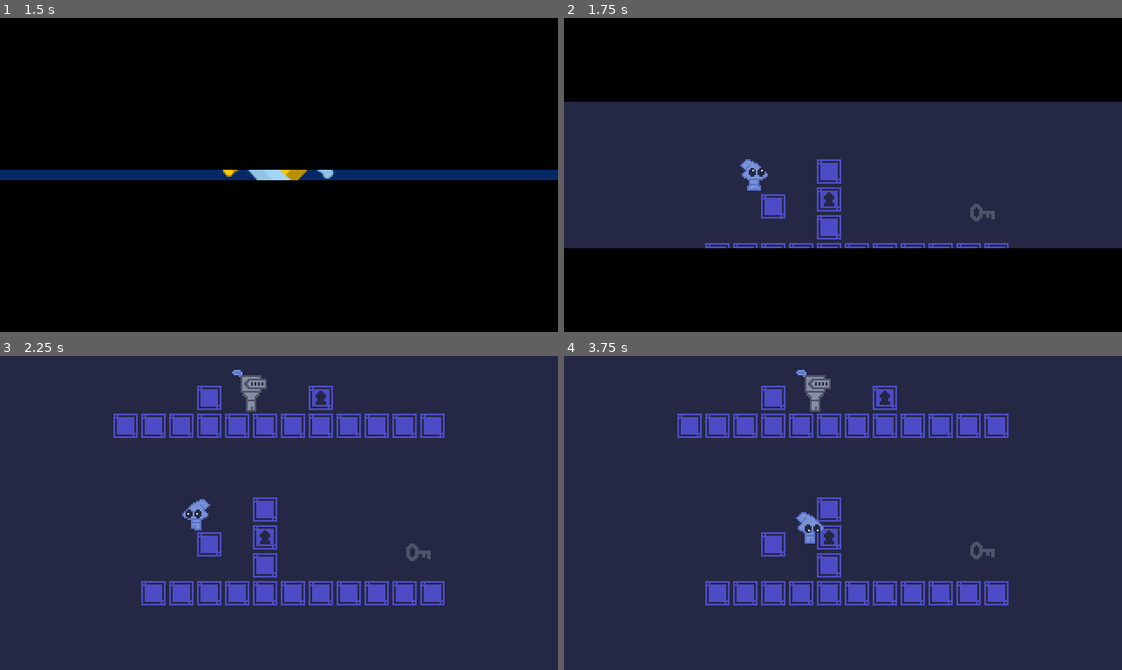
Above: before the commit, frames 1-4 (two rows, left to right).
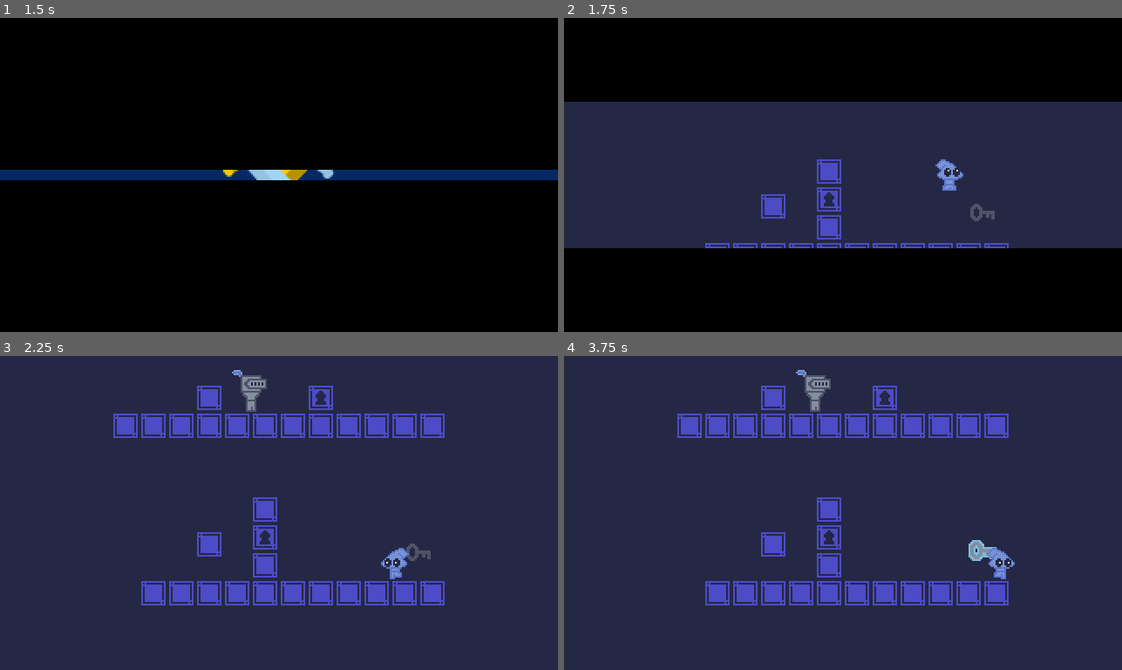
Above: after the commit, the same moments.

Repository: dw3nt/palette-jam-2-break
Game: Godot game, scene res://Main.tscn
Same seed, same stepped clock (60 frames per second), same inputs: the game is played once before the commit and once after it.
Inputs (mouse positions are in pixels of both pictures, inside the frame that each line leads up to):
- Up to frame 1 (1.5 s): tap Enter at 0.5 s; move the mouse to (401, 159) at 0.52 s; hold S (crouch) 0.53-1.28 s; hold D (move_right) from 0.53 s (still down); tap Space (jump) at 0.77 s; tap E (interact) at 0.8, 1.35 s; move the mouse to (167, 190) at 1.27 s
- Up to frame 2 (1.75 s): keep holding D (move_right); tap Space (jump) at 1.52 s; tap Shift (throw) at 1.55 s
- Up to frame 3 (2.25 s): move the mouse to (334, 443) at 2.02 s; release D (move_right) at 2.03 s; hold A (move_left) from 2.03 s (still down); hold Shift (throw) from 2.03 s (still down)
- Up to frame 4 (3.75 s): tap S (crouch) at 2.3, 2.85 s; move the mouse to (815, 575) at 2.77 s; release A (move_left) at 2.78 s; release Shift (throw) at 2.78 s; hold D (move_right) from 2.78 s (still down); tap Space (jump) at 3.02 s; tap E (interact) at 3.05 s; move the mouse to (1010, 560) at 3.52 s; hold E (interact) from 3.53 s (still down)

Frame 1 is identical in both runs. In frame 2, 0.5% of the frame differs, in the area x 31-72%, y 45-55%; in frame 3, 0.5%; in frame 4, 0.7%, in the area x 41-81%, y 49-72%.

Commit message:
aimer object controlled with mouse and controller

Diff:
--- a/characters/player/Fall.gd
+++ b/characters/player/Fall.gd
@@ -9,9 +9,15 @@
 	var xInput = Input.get_action_strength("move_right") - Input.get_action_strength("move_left")
 	if fsm.isOnFloor:
 		if xInput == 0:
-			fsm.change_state("Idle")
+			if Input.is_action_pressed("crouch"):
+				fsm.change_state("Crouch")
+			else:
+				fsm.change_state("Idle")
 		else:
-			fsm.change_state("Run")
+			if Input.is_action_pressed("crouch"):
+				fsm.change_state("CrouchRun")
+			else:
+				fsm.change_state("Run")
 		return
 
 	fsm.velocity.y += GRAVITY
--- a/characters/player/Player.gd
+++ b/characters/player/Player.gd
@@ -95,5 +95,5 @@
 
 func dropItem() -> void:
 	if heldItem:
-		heldItem.throw()
+		heldItem.throw(Vector2(1.0, 1.0).normalized(), 0.5)
 		heldItem = null
--- a/characters/player/Player.tscn
+++ b/characters/player/Player.tscn
@@ -11,6 +11,7 @@
 [ext_resource path="res://characters/player/Fall.gd" type="Script" id=9]
 [ext_resource path="res://characters/player/WindUp.gd" type="Script" id=10]
 [ext_resource path="res://characters/player/Throw.gd" type="Script" id=11]
+[ext_resource path="res://objects/Aimer.tscn" type="PackedScene" id=12]
 
 [sub_resource type="RectangleShape2D" id=1]
 extents = Vector2( 3, 7 )
@@ -212,6 +213,10 @@
 [node name="Player" type="KinematicBody2D"]
 collision_mask = 16
 script = ExtResource( 8 )
+
+[node name="Aimer" parent="." instance=ExtResource( 12 )]
+visible = false
+position = Vector2( 0, -8 )
 
 [node name="StandHeldItem" type="Position2D" parent="." groups=["player_held_item_pos"]]
 position = Vector2( -3, -8 )
@@ -324,9 +329,10 @@
 script = ExtResource( 10 )
 colliderPath = NodePath("../../StandCollision")
 heldItemPosPath = NodePath("../../WindUpHeldItem")
+aimerPath = NodePath("../../Aimer")
 
 [node name="Timer" type="Timer" parent="PlayerStateMachine/WindUp"]
-wait_time = 1.5
+wait_time = 0.75
 one_shot = true
 
 [node name="Throw" type="Node2D" parent="PlayerStateMachine"]
--- a/characters/player/Throw.gd
+++ b/characters/player/Throw.gd
@@ -10,7 +10,7 @@
 	fsm.anim.play(throwAnim)
 	timer.start()
 
-	fsm.get_parent().heldItem.throw(params.scale, params.scale)
+	fsm.get_parent().heldItem.throw(params.throwDir, params.scale)
 	fsm.get_parent().heldItem = null
 
 
--- a/characters/player/WindUp.gd
+++ b/characters/player/WindUp.gd
@@ -2,9 +2,16 @@
 
 const WIND_UP_ITEM_POS := Vector2(-8, -6)
 
+export(NodePath) var aimerPath
+
+var aimer : Aimer
 var throwAnim : String = "throw"
 
 onready var timer = $Timer as Timer
+
+
+func _ready() -> void:
+	aimer = get_node(aimerPath)
 
 
 func enter_state(params : Dictionary = {}) -> void:
@@ -17,11 +24,13 @@
 
 	timer.start()
 	fsm.heldItemPos.position.x *= -1 if fsm.sprite.flip_h else 1
+	aimer.visible = true
 
 
 func input(event) -> void:
 	if event.is_action_released("throw"):
-		fsm.change_state("Throw", { "scale" : calculateThrowScale(), "throwAnim" : throwAnim})
+		var throwDir = (aimer.sprite.global_position - aimer.global_position).normalized()
+		fsm.change_state("Throw", { "throwDir" : throwDir, "scale" : calculateThrowScale(), "throwAnim" : throwAnim })
 
 	if event.is_action_pressed("move_right"):
 		handleFacing(1)
@@ -39,6 +48,17 @@
 		throwAnim = "throw"
 
 
+func process(delta : float) -> void:
+	if !timer.is_stopped():
+		var xCoord = range_lerp(timer.time_left, 0.0, timer.wait_time, aimer.AIM_OFFSET_MAX, aimer.AIM_OFFSET_MIN)
+		aimer.setSpritePos(Vector2(xCoord, 0.0))
+
+	var aimerFacing = sign(aimer.sprite.global_position.x - aimer.global_position.x)
+	if aimerFacing != 0:
+		handleFacing(aimerFacing)
+		faceWindUp()
+
+
 func physics_process(delta : float) -> void:
 	if fsm.velocity.x != 0:
 		fsm.velocity.x = lerp(fsm.velocity.x, 0.0, FRICTION)
@@ -52,4 +72,8 @@
 
 
 func calculateThrowScale() -> float:
-	return 1.0 + (timer.wait_time - timer.time_left)
+	return 1.0 + range_lerp(aimer.sprite.position.x, aimer.AIM_OFFSET_MIN, aimer.AIM_OFFSET_MAX, 0.0, 0.75)
+
+
+func exit_state() -> void:
+	aimer.visible = false
--- /dev/null
+++ b/objects/Aimer.gd
@@ -0,0 +1,36 @@
+extends Node2D
+class_name Aimer
+
+const DEADZONE := 0.2
+const AIM_OFFSET_MIN := 8
+const AIM_OFFSET_MAX := 32
+
+var isController : bool = false
+var deviceId : int = 0
+
+onready var sprite = $Sprite as Sprite
+
+
+func _input(event) -> void:
+	if event is InputEventKey:
+		isController = false
+		deviceId = 0
+	elif event is InputEventJoypadButton:
+		isController = true
+		deviceId = event.device
+
+
+func _process(delta : float) -> void:
+	if !isController:
+		look_at(get_global_mouse_position())
+	else:
+		look_at(global_position + Vector2(
+			Input.get_action_strength("aim_right") - Input.get_action_strength("aim_left"),
+			Input.get_action_strength("aim_down") - Input.get_action_strength("aim_up")
+		).normalized())
+
+	sprite.rotation = -rotation
+
+
+func setSpritePos(pos : Vector2) -> void:
+	sprite.position = pos
--- /dev/null
+++ b/objects/Aimer.tscn
@@ -0,0 +1,11 @@
+[gd_scene load_steps=3 format=2]
+
+[ext_resource path="res://assets/images/aimer.png" type="Texture" id=1]
+[ext_resource path="res://objects/Aimer.gd" type="Script" id=2]
+
+[node name="Aimer" type="Node2D"]
+script = ExtResource( 2 )
+
+[node name="Sprite" type="Sprite" parent="."]
+position = Vector2( 32, 0 )
+texture = ExtResource( 1 )
--- a/objects/PickupItem.gd
+++ b/objects/PickupItem.gd
@@ -1,11 +1,11 @@
 extends KinematicBody2D
 class_name PickUpItem
 
+const COLLIDER_Y_DIFF := 25.0
 const GRAVITY := 6.0
 const FRICTION := 0.2
 const AIR_FRICTION := 0.05
-const THROW_SPEED_UP := -80.0
-const THROW_SPEED_FORWARD := 100.0
+const THROW_FORCE := 150.0
 const MOVE_THRESHOLD := 0.05
 
 var velocity = Vector2.ZERO
@@ -27,15 +27,18 @@
 		velocity.y = GRAVITY
 		velocity.x = lerp(velocity.x, 0.0, FRICTION)
 
+	if is_on_ceiling():
+		velocity.y = GRAVITY
+
 	move_and_slide(velocity, Vector2.UP)
 
 	if abs(velocity.x) < MOVE_THRESHOLD:
 		velocity.x = 0.0
 
 
-func throw(throwForwardScale : float = 1.0, throwUpScale : float = 1.0) -> void:
-	var throwDir = -1 if sprite.flip_h else 1
-	velocity = Vector2(THROW_SPEED_FORWARD * throwDir * throwForwardScale, THROW_SPEED_UP * throwUpScale)
+func throw(throwDir : Vector2, throwScale : float) -> void:
+	print(throwDir)
+	velocity = throwDir * THROW_FORCE * throwScale
 	call_deferred("set_physics_process", true)
 	enableDetectDelay.start()
 
--- a/project.godot
+++ b/project.godot
@@ -9,6 +9,11 @@
 config_version=4
 
 _global_script_classes=[ {
+"base": "Node2D",
+"class": "Aimer",
+"language": "GDScript",
+"path": "res://objects/Aimer.gd"
+}, {
 "base": "Control",
 "class": "BaseMenu",
 "language": "GDScript",
@@ -85,6 +90,7 @@
 "path": "res://objects/WallBlock.gd"
 } ]
 _global_script_class_icons={
+"Aimer": "",
 "BaseMenu": "",
 "BaseRoom": "",
 "BaseState": "",
@@ -213,6 +219,26 @@
 , Object(InputEventKey,"resource_local_to_scene":false,"resource_name":"","device":0,"alt":false,"shift":false,"control":false,"meta":false,"command":false,"pressed":false,"scancode":0,"physical_scancode":75,"unicode":0,"echo":false,"script":null)
  ]
 }
+aim_left={
+"deadzone": 0.2,
+"events": [ Object(InputEventJoypadMotion,"resource_local_to_scene":false,"resource_name":"","device":-1,"axis":2,"axis_value":-1.0,"script":null)
+ ]
+}
+aim_right={
+"deadzone": 0.2,
+"events": [ Object(InputEventJoypadMotion,"resource_local_to_scene":false,"resource_name":"","device":-1,"axis":2,"axis_value":1.0,"script":null)
+ ]
+}
+aim_up={
+"deadzone": 0.2,
+"events": [ Object(InputEventJoypadMotion,"resource_local_to_scene":false,"resource_name":"","device":-1,"axis":3,"axis_value":-1.0,"script":null)
+ ]
+}
+aim_down={
+"deadzone": 0.2,
+"events": [ Object(InputEventJoypadMotion,"resource_local_to_scene":false,"resource_name":"","device":-1,"axis":3,"axis_value":1.0,"script":null)
+ ]
+}
 
 [layer_names]
 
--- a/rooms/Playground.tscn
+++ b/rooms/Playground.tscn
@@ -110,7 +110,7 @@
 position = Vector2( 144, 32 )
 
 [node name="Player" parent="." index="3" instance=ExtResource( 4 )]
-position = Vector2( 96, 128 )
+position = Vector2( 208, 128 )
 
 [node name="GuardEdge" parent="." index="4" instance=ExtResource( 8 )]
 position = Vector2( 48, 32 )
Binary file added: assets/images/aimer.aseprite
Binary file added: assets/images/aimer.png
Not shown, added: assets/images/aimer.png.import
Not shown: 1 places in characters/player/Player.tscn that only renumber resources
